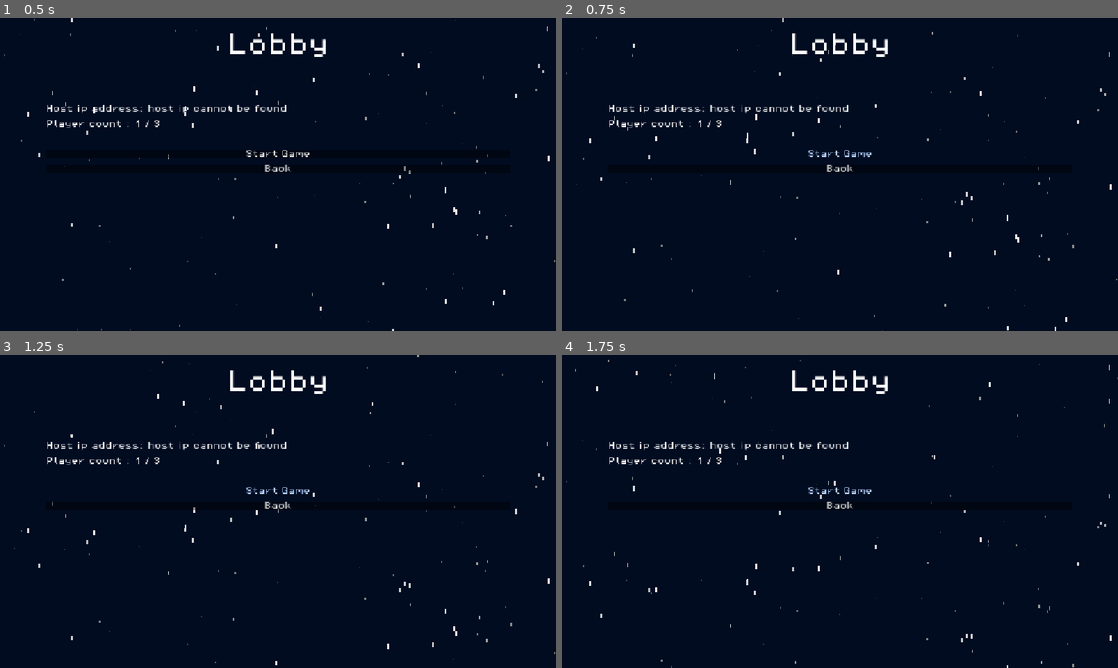
Above: before the commit, frames 1-4 (two rows, left to right).
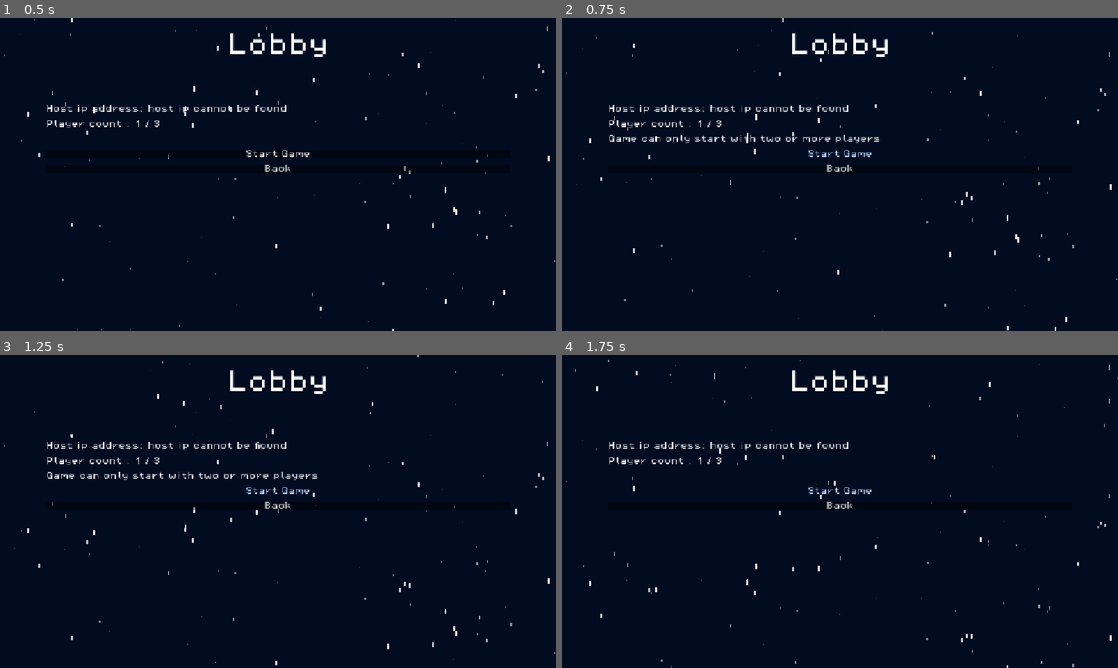
Above: after the commit, the same moments.

Repository: Draftier/Geometric-Invasion-CSS-497
Game: Godot game, scene res://multiplayer_lobby_menu.tscn
Same seed, same stepped clock (60 frames per second), same inputs: the game is played once before the commit and once after it. This scene is started directly instead of the project's main scene. The engine's default icon, where the game draws it, is replaced by a stand-in: a white triangle on a blue panel in a dark square.
Inputs:
- Up to frame 1 (0.5 s): no input
- Up to frame 2 (0.75 s): click "Start Game" at 0.5 s
- Up to frame 3 (1.25 s): no input
- Up to frame 4 (1.75 s): click "Start Game" at 1.25 s

Frame 1 is identical in both runs. In frame 2, 0.4% of the frame differs, in the area x 8-58%, y 37-40%; in frame 3, 0.4%; in frame 4, nothing differs.

Commit message:
Added check for number of players, Added rpc to change scene to game scene

Diff:
--- a/geometric-invasion/multiplayer_lobby_menu.gd
+++ b/geometric-invasion/multiplayer_lobby_menu.gd
@@ -15,6 +15,7 @@
 	%IPLabel.text += NetworkManager.ip_address
 
 func _on_start_game_button_pressed() -> void:
+	print(num_players)
 	if !is_multiplayer_authority():
 		start_game_warning_label.text = "Only host can start game"
 
@@ -22,6 +23,17 @@
 		await timer.timeout
 
 		start_game_warning_label.text = ""
+		return
+	elif num_players < 2:
+		start_game_warning_label.text = "Game can only start with two or more players"
+
+		var timer = get_tree().create_timer(1.0)
+		await  timer.timeout
+
+		start_game_warning_label.text = ""
+		return
+
+	NetworkManager.change_scene_for_all_players.rpc("res://scenes/game.tscn")
 	pass
 
 
--- a/geometric-invasion/network_manager.gd
+++ b/geometric-invasion/network_manager.gd
@@ -9,6 +9,14 @@
 
 signal server_created
 signal server_joined
+
+@rpc("authority", "call_local", "reliable")
+func change_scene_for_all_players(scene_path : String) -> void:
+	print("foo")
+	var error := get_tree().change_scene_to_file(scene_path)
+
+	if error != OK:
+		push_error("Scene change failed: " + error_string(error))
 
 func _ready():
 	ip_address = get_host_ip()
